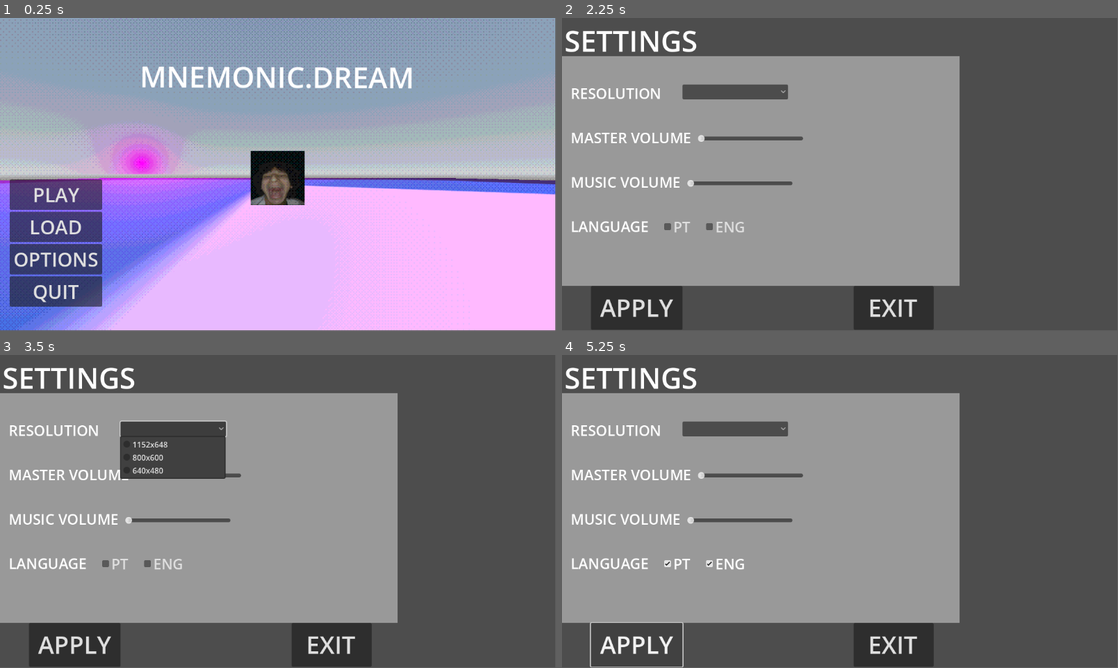
Above: before the commit, frames 1-4 (two rows, left to right).
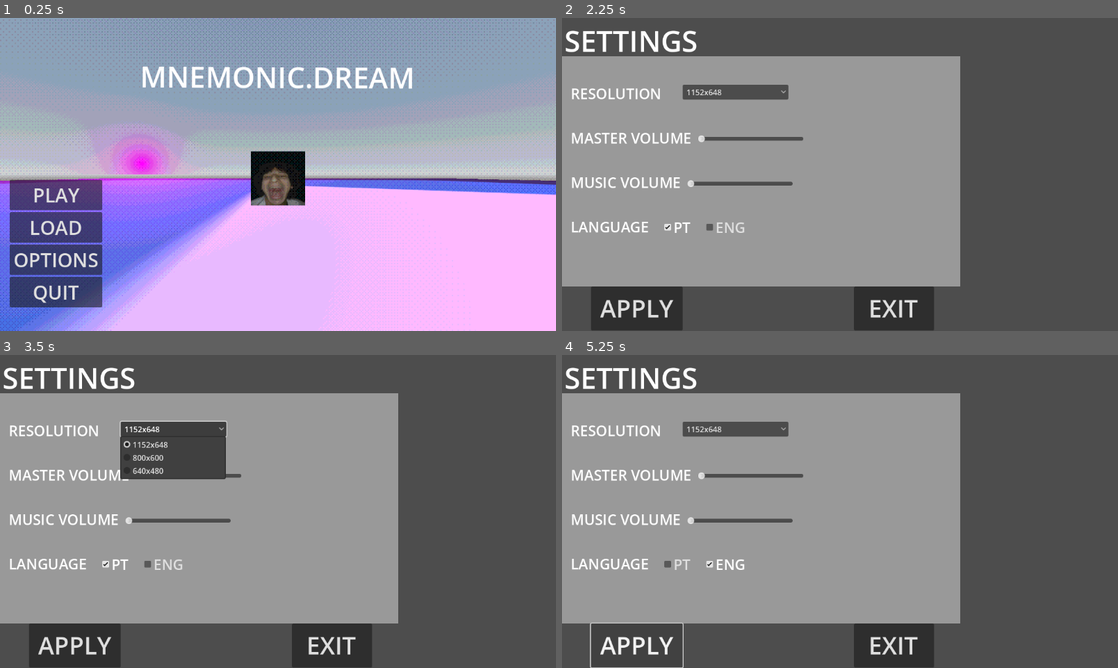
Above: after the commit, the same moments.

Repository: felipepreuss/mnemonic.dream
Game: Godot game, scene res://Scenes/main_menu.tscn
Two runs of this game, one before a commit and one after it. Both use one fixed random seed, a clock stepped at 60 frames per second and the inputs below. The engine's default icon, where the game draws it, is replaced by a stand-in: a white triangle on a blue panel in a dark square.
Inputs (mouse positions are in pixels of both pictures, inside the frame that each line leads up to):
- Up to frame 1 (0.25 s): no input
- Up to frame 2 (2.25 s): click "LOAD" at 0.5 s; click (584, 33) at 1.25 s; click "OPTIONS" at 2 s
- Up to frame 3 (3.5 s): click (172, 430) at 2.75 s
- Up to frame 4 (5.25 s): click "PT" at 3.5 s; click "ENG" at 4.25 s; click "APPLY" at 5 s
In our replay, the window is 799x449 before the commit and 800x450 after it. These sizes can differ from the game's own. Grey fills any space a smaller window leaves; there, only what the larger window draws over its background counts as a difference.

The runs differ from the first frame. In frame 1, 1.8% of the frame differs, in the area x 0-100%, y 0-100%; in frame 2, 1.2%; in frame 3, 1.4%; in frame 4, 1.4%.

Commit message:
melee weapon done
fazer inimigo ser classe global

Diff:
--- /dev/null
+++ b/Scenes/directional_light_3d.gd
@@ -0,0 +1,4 @@
+extends DirectionalLight3D
+
+#func _process(delta):
+#	rotation_degrees += Vector3(2, 1, 0)
--- a/Scenes/settings_menu.tscn
+++ b/Scenes/settings_menu.tscn
@@ -62,6 +62,7 @@
 offset_right = 47.0
 offset_bottom = 34.0
 grow_horizontal = 2
+selected = 0
 item_count = 3
 popup/item_0/text = "1152x648"
 popup/item_0/id = 0
@@ -117,6 +118,7 @@
 anchor_right = 0.319672
 anchor_bottom = 0.54023
 theme_override_font_sizes/font_size = 30
+button_pressed = true
 text = "PT"
 metadata/_edit_use_anchors_ = true
 
--- a/Scenes/taco.gd
+++ b/Scenes/taco.gd
@@ -1,13 +1,15 @@
 extends WeaponsManager
 
 @onready var animation_player = $"Taco de baseball/AnimationPlayer"
-
+@onready var hitbox = $"Taco de baseball/Area3D"
 
 func _physics_process(delta):
 
 	if Input.is_action_pressed("Left-Click") && melee:
 		animation_player.play("attack")
-
+		for enemies in hitbox.get_overlapping_bodies():
+			if enemies.has_method("calcularDano"):
+				enemies.calcularDano(50)
 		if animation_player:
 			animation_player.queue("idle")
 func _on_area_3d_body_entered(body):
--- a/Scenes/tutorial.tscn
+++ b/Scenes/tutorial.tscn
@@ -8,6 +8,7 @@
 [ext_resource type="PackedScene" uid="uid://ben12aetap0mp" path="res://Scenes/enemy.tscn" id="2_omtrn"]
 [ext_resource type="Texture2D" uid="uid://ie0oa1ua1ygk" path="res://Assets/orange_texture_08.png" id="2_p8jf4"]
 [ext_resource type="Material" uid="uid://c6wplqixt74g" path="res://Assets/prototext.tres" id="3_p8jf4"]
+[ext_resource type="Script" uid="uid://dyhhyl8uclsa2" path="res://Scenes/directional_light_3d.gd" id="4_70gml"]
 [ext_resource type="Script" uid="uid://dlfn6jh75kbes" path="res://Script/invisible_wall.gd" id="13_koko0"]
 
 [sub_resource type="ProceduralSkyMaterial" id="ProceduralSkyMaterial_7n6eb"]
@@ -79,6 +80,7 @@
 [node name="DirectionalLight3D" type="DirectionalLight3D" parent="SubViewportContainer/SubViewport"]
 transform = Transform3D(-0.866024, -0.433016, 0.250001, 0, 0.499998, 0.866026, -0.500003, 0.749999, -0.43301, 0, 0, 0)
 shadow_enabled = true
+script = ExtResource("4_70gml")
 
 [node name="WorldEnvironment" type="WorldEnvironment" parent="SubViewportContainer/SubViewport"]
 environment = SubResource("Environment_ehuit")
--- a/Script/enemy.gd
+++ b/Script/enemy.gd
@@ -33,6 +33,7 @@
 
 # Called every frame. 'delta' is the elapsed time since the previous frame.
 func _physics_process(delta: float) -> void:
+	#scale *= 1.003
 	match current_state:
 		IDLE:
 			idle_state(delta)
--- a/Script/player.gd
+++ b/Script/player.gd
@@ -45,6 +45,7 @@
 		Camera.rotation.x = clamp(Camera.rotation.x, deg_to_rad(-30), deg_to_rad(60))
 
 func _physics_process(delta: float) -> void:
+
 	delta_time += delta
 	if delta_time >= 1.0:
 		delta_time = 0
--- a/project.godot
+++ b/project.godot
@@ -24,6 +24,10 @@
 ScreenShake="*res://Script/screen_shake.gd"
 Globals="*res://Script/globals.gd"
 Dialogue="*res://Scenes/dialogue.tscn"
+
+[display]
+
+window/stretch/mode="viewport"
 
 [global_group]
 
@@ -89,6 +93,10 @@
 ]
 }
 
+[physics]
+
+3d/default_gravity=4.0
+
 [rendering]
 
 renderer/rendering_method="gl_compatibility"
Not shown, added: Scenes/directional_light_3d.gd.uid
Not shown: 1 places in Scenes/tutorial.tscn that only renumber resources
